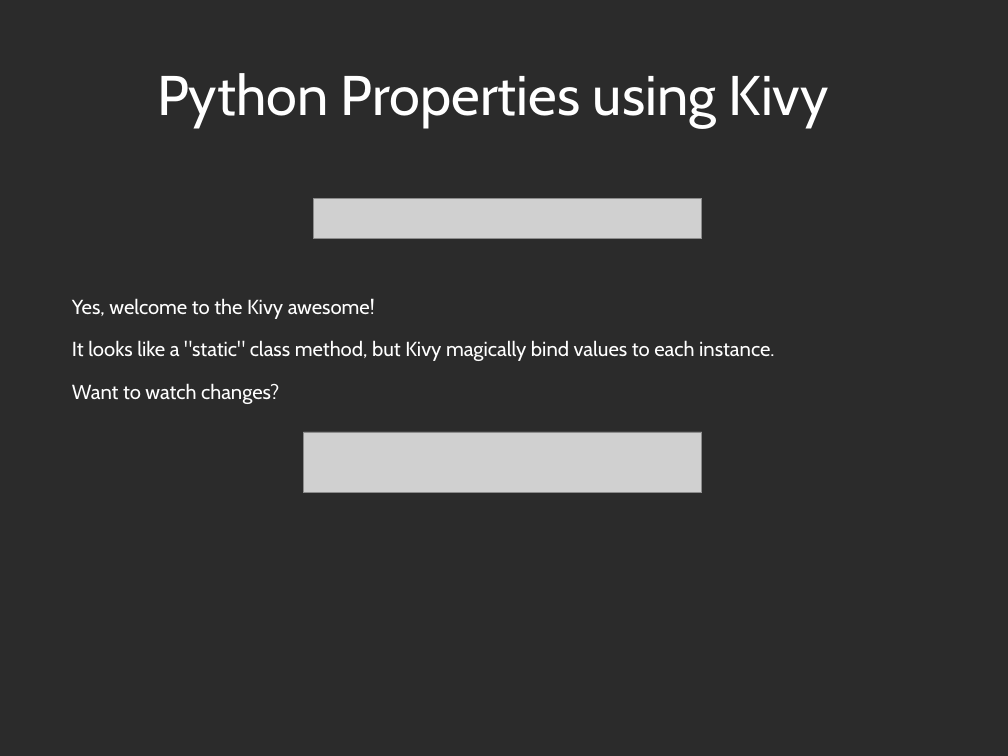
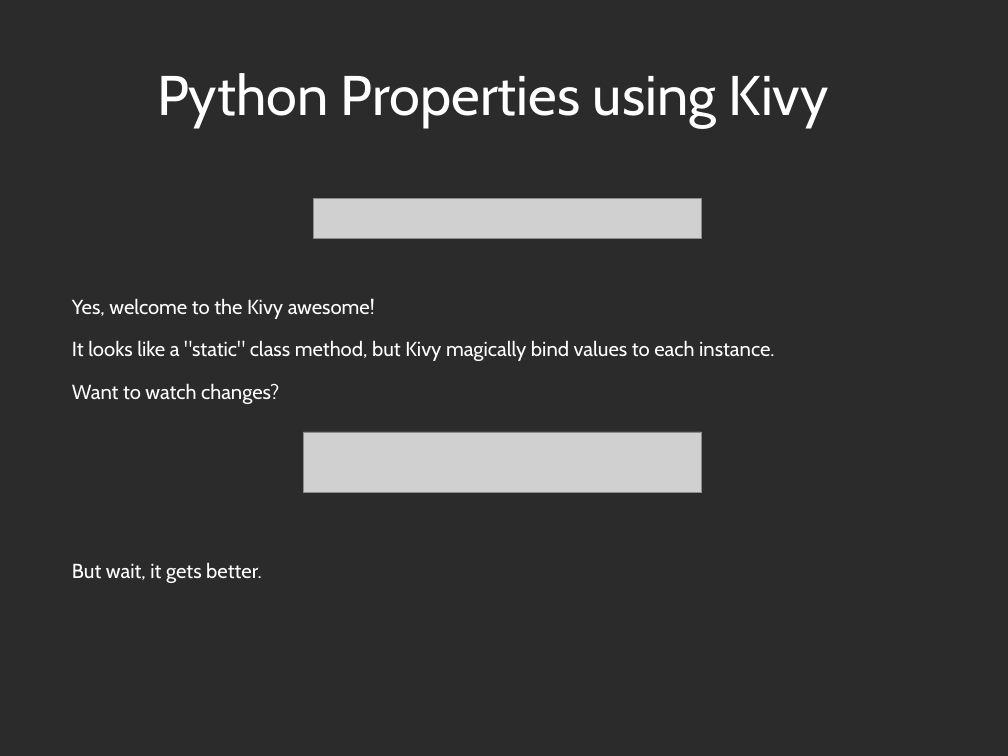
Before and after one commit to Zen-CODE/kivybits, a slide deck: slide 16 of PyCon/ZA 2013/PyCon.odp. Drawn at 1008x756 pixels with LibreOffice and Linux fonts; fonts in the diff are those of the drawing; grey boxes stand for pictures; background and template pictures are left out; a plain dark background stands for a picture behind light text. Boxes give left, top, right and bottom in pixels: in the first picture for what was removed or moved away, otherwise in the second. Text is boxed around its words. In the diff, an @@ line names an element or a change of style, - is before the commit and + after.

```diff
--- a/PyCon/ZA 2013/PyCon.odp
+++ b/PyCon/ZA 2013/PyCon.odp
@@ text added at [72, 562, 262, 583], 16 pt, text #FFFFFF @@
+But wait, it gets better.
```
Also in this commit, not shown: 2 slides added, 2 other files.
